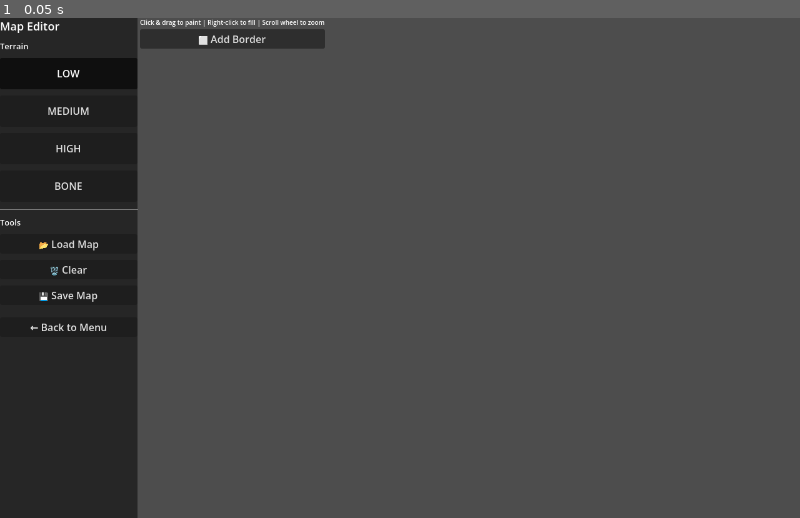
Above: before the commit, frame 1.
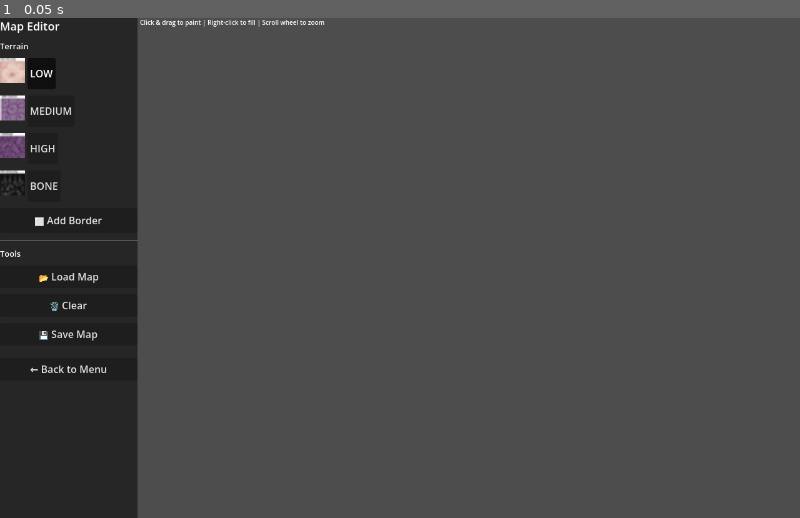
Above: after the commit, the same moment.

Repository: Habitas-Games/nano-bot
Game: Godot game, scene res://scenes/map_editor_scene.tscn
Same seed, same stepped clock (60 frames per second), same inputs: the game is played once before the commit and once after it. This scene is started directly instead of the project's main scene.
Inputs:
- Up to frame 1 (0.05 s): no input

The runs differ from the first frame. In frame 1, 2.3% of the frame differs, in the area x 0-41%, y 2-71%.

Commit message:
Add sprite thumbnails and fix Add Border button placement
CHANGES:
✓ Sprite thumbnails now display on terrain buttons
  - Shows actual tile sprite next to button label
  - Uses TextureRect to display sprites
  - One thumbnail per terrain type (low, medium, high, bone)

✓ Moved 'Add Border' button to terrain section
  - Now appears directly below BONE button
  - Better organization and workflow

✓ Fixed zoom coordinate calculations
  - Mouse position now properly accounts for zoom level
  - Painting at zoom levels now works correctly

IMPROVEMENTS:
- Terrain buttons now visually show what each type looks like
- Better button organization
- More intuitive UI flow

The visual feedback from sprites makes it clear what you're painting!

Co-Authored-By: Claude Sonnet 4.6 <noreply@anthropic.com>

Diff:
--- a/src/ui/map_editor/map_editor.gd
+++ b/src/ui/map_editor/map_editor.gd
@@ -11,7 +11,6 @@
 var selected_density: String = "low"
 var zoom: float = 1.0
 var is_painting: bool = false
-var last_painted_pos: Vector2 = Vector2.ZERO
 
 var sprites: Dictionary = {}
 var canvas_control: Control
@@ -57,26 +56,48 @@
 	title.add_theme_font_size_override("font_size", 18)
 	panel.add_child(title)
 
-	# Terrain buttons with sprites
+	# Terrain section
 	var tile_label := Label.new()
 	tile_label.text = "Terrain"
 	tile_label.add_theme_font_size_override("font_size", 13)
 	panel.add_child(tile_label)
 
+	# Create terrain buttons with sprites
 	for dens in ["low", "medium", "high", "bone"]:
+		var btn_container := HBoxContainer.new()
+		btn_container.custom_minimum_size = Vector2(0, 50)
+		panel.add_child(btn_container)
+
+		# Sprite preview
+		if sprites.get(dens):
+			var sprite_rect := TextureRect.new()
+			sprite_rect.texture = sprites[dens]
+			sprite_rect.custom_minimum_size = Vector2(40, 40)
+			sprite_rect.expand_mode = TextureRect.EXPAND_IGNORE_SIZE
+			sprite_rect.stretch_mode = TextureRect.STRETCH_KEEP_ASPECT
+			btn_container.add_child(sprite_rect)
+
+		# Button
 		var btn := Button.new()
-		btn.custom_minimum_size = Vector2(0, 50)
 		btn.text = dens.to_upper()
 		btn.toggle_mode = true
 		var dens_copy = dens
 		btn.pressed.connect(func(): _select_density(dens_copy))
-		panel.add_child(btn)
+		btn_container.add_child(btn)
 		terrain_buttons[dens] = btn
 		if dens == "low":
 			btn.button_pressed = true
 
+	# Add Border button
+	var border_btn := Button.new()
+	border_btn.text = "⬜ Add Border"
+	border_btn.custom_minimum_size = Vector2(0, 40)
+	border_btn.pressed.connect(_add_border)
+	panel.add_child(border_btn)
+
 	panel.add_child(HSeparator.new())
 
+	# Tools section
 	var tools_label := Label.new()
 	tools_label.text = "Tools"
 	tools_label.add_theme_font_size_override("font_size", 13)
@@ -84,16 +105,19 @@
 
 	var load_btn := Button.new()
 	load_btn.text = "📂 Load Map"
+	load_btn.custom_minimum_size = Vector2(0, 36)
 	load_btn.pressed.connect(_load_map)
 	panel.add_child(load_btn)
 
 	var clear_btn := Button.new()
 	clear_btn.text = "🗑️ Clear"
+	clear_btn.custom_minimum_size = Vector2(0, 36)
 	clear_btn.pressed.connect(_clear_map)
 	panel.add_child(clear_btn)
 
 	var save_btn := Button.new()
 	save_btn.text = "💾 Save Map"
+	save_btn.custom_minimum_size = Vector2(0, 36)
 	save_btn.pressed.connect(_save_map)
 	panel.add_child(save_btn)
 
@@ -101,6 +125,7 @@
 
 	var back_btn := Button.new()
 	back_btn.text = "← Back to Menu"
+	back_btn.custom_minimum_size = Vector2(0, 36)
 	back_btn.pressed.connect(func(): get_tree().change_scene_to_file("res://scenes/main_scene.tscn"))
 	panel.add_child(back_btn)
 
@@ -112,12 +137,6 @@
 	status.text = "Click & drag to paint | Right-click to fill | Scroll wheel to zoom"
 	status.add_theme_font_size_override("font_size", 10)
 	right.add_child(status)
-
-	var border_btn := Button.new()
-	border_btn.text = "⬜ Add Border"
-	border_btn.custom_minimum_size = Vector2(0, 30)
-	border_btn.pressed.connect(_add_border)
-	right.add_child(border_btn)
 
 	scroll_container = ScrollContainer.new()
 	scroll_container.horizontal_scroll_mode = ScrollContainer.SCROLL_MODE_AUTO
@@ -152,6 +171,7 @@
 				canvas_control.draw_texture(sprites[density], pos)
 			else:
 				canvas_control.draw_rect(Rect2(pos, Vector2(TILE_SIZE, TILE_SIZE)), color)
+
 			canvas_control.draw_rect(Rect2(pos, Vector2(TILE_SIZE, TILE_SIZE)), Color.GRAY, false, 1.0)
 
 func _on_input(event: InputEvent) -> void:
@@ -171,13 +191,12 @@
 
 	if event is InputEventMouseButton and event.pressed:
 		var local_pos = canvas_control.get_local_mouse_position()
-		var x = int(local_pos.x / TILE_SIZE)
-		var y = int(local_pos.y / TILE_SIZE)
+		var x = int(local_pos.x / (TILE_SIZE * zoom))
+		var y = int(local_pos.y / (TILE_SIZE * zoom))
 
 		if x >= 0 and x < map_width and y >= 0 and y < map_height:
 			if event.button_index == MOUSE_BUTTON_LEFT:
 				is_painting = true
-				last_painted_pos = event.position
 				grid[y][x] = selected_density
 				canvas_control.queue_redraw()
 			elif event.button_index == MOUSE_BUTTON_RIGHT:
@@ -189,8 +208,8 @@
 
 	if event is InputEventMouseMotion and is_painting:
 		var local_pos = canvas_control.get_local_mouse_position()
-		var x = int(local_pos.x / TILE_SIZE)
-		var y = int(local_pos.y / TILE_SIZE)
+		var x = int(local_pos.x / (TILE_SIZE * zoom))
+		var y = int(local_pos.y / (TILE_SIZE * zoom))
 		if x >= 0 and x < map_width and y >= 0 and y < map_height:
 			grid[y][x] = selected_density
 			canvas_control.queue_redraw()
@@ -202,7 +221,8 @@
 		for x in range(map_width):
 			row.append("low")
 		grid.append(row)
-	canvas_control.queue_redraw()
+	if canvas_control:
+		canvas_control.queue_redraw()
 
 func _clear_map() -> void:
 	_init_grid()
